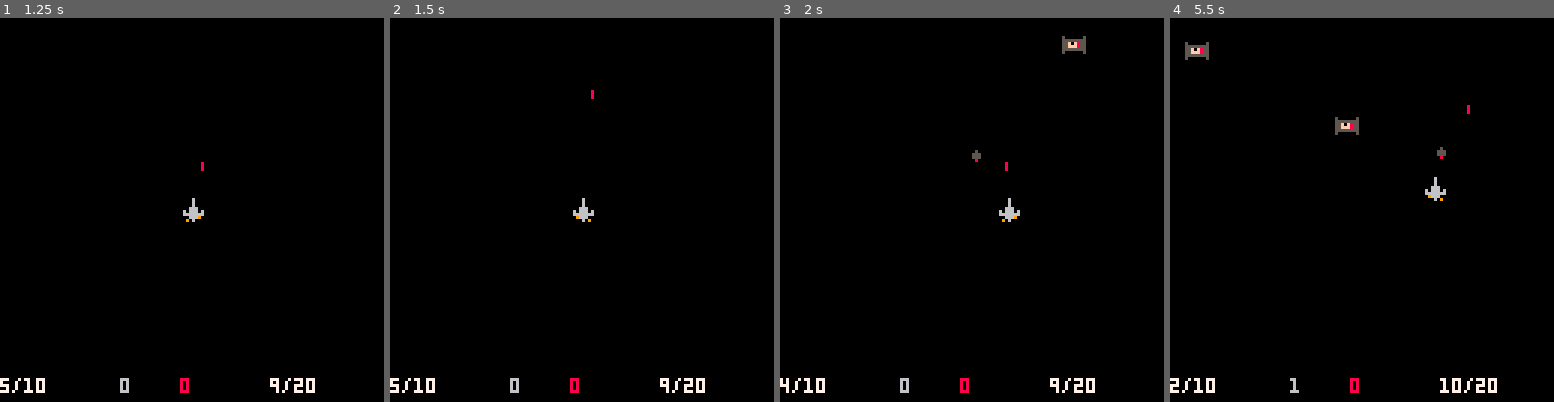
Above: before the commit, frames 1-4 (left to right).
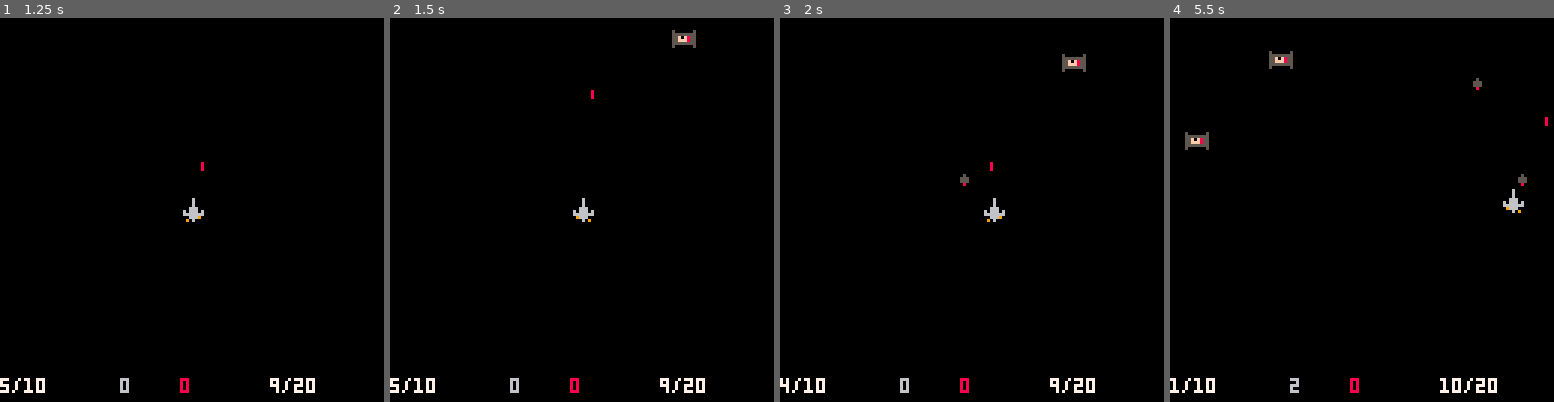
Above: after the commit, the same moments.

Repository: hbhanoo/pico8
Game: PICO-8 cartridge hemant.p8
The game is run twice, just before and just after one commit, with the same random seed, the same clock (stepped at 60 frames per second) and the same inputs.
Inputs:
- Up to frame 1 (1.25 s): tap X (X key) at 0.33, 1.07 s; tap O (Z key) at 0.7 s
- Up to frame 2 (1.5 s): no input
- Up to frame 3 (2 s): hold Right from 1.6 s (still down); tap O (Z key) at 1.7 s; tap X (X key) at 1.85 s
- Up to frame 4 (5.5 s): release Right at 2.1 s; tap O (Z key) every 0.4 s from 2.1 to 5.3 s; hold Up 2.15-2.42 s; hold Right 2.47-3.03 s; tap X (X key) at 2.97, 4.08, 5.2 s; hold Left 3.08-3.58 s; hold Down 3.63-3.97 s; hold Right 4.02-4.68 s; hold Up 4.73-5.03 s; hold Left from 5.08 s (still down)

Frame 1 is identical in both runs. In frame 2, 0.2% of the frame differs, in the area x 73-80%, y 3-8%; in frame 3, 0.8%; in frame 4, 1.4%, in the area x 0-99%, y 6-97%.

Commit message:
- acceleration on shipt - more/faster enemies as you progress

Diff:
--- a/hemant.p8
+++ b/hemant.p8
@@ -14,7 +14,7 @@
    box = {x1 = 0, x2 = 8, y1 = 0, y2 = 8},
    dx = 0,
    dy = 0.5,
-   dr = 50,
+   dr = 40,
    bullet = "tie_bullet",
  }
  info.ship = {
@@ -29,10 +29,10 @@
  info.bomb = {
    type = "bomb",
    sp = 17,  -- sprite
-   box = {x1 = -4, x2 = 6, y1 = -3, y2 = 7},
+   box = {x1 = -24, x2 = 32, y1 = -8, y2 = 8},
    sx = 0,   -- sfx
    dx = 0,   -- speed x
-   dy = -2,  -- speed y
+   dy = -1,  -- speed y
  }
  info.bullet = {
    type = "bullet",
@@ -58,14 +58,13 @@
  bullets = {}
  enemies = {}
  dead_enemies = {}
- bound = {x1 = 0, x2 = 128,
- y1 = 0, y2 = 120}
+ bound = {x1 = 2, x2 = 128, y1 = 0, y2 = 120}
  ammos = {}
  ammos[0] = {
   type = "bomb",
   n = 5,    -- qty
   t = 0,    -- last time fired
-  dr = 100,   -- replenish rate
+  dr = 200,   -- replenish rate
   df = 30,  -- fire rate
   mx = 10,  -- max
  }
@@ -95,7 +94,7 @@
 
 function create_enemy()
  if ((t % info.tie.dr) == 0) then
-  e = spawn("tie", { x=rndi(100), y=0 })
+  e = spawn("tie", { x=rndi(100), y=1 })
   add(enemies, e)
  end
 end
@@ -118,6 +117,17 @@
   end
 end
 
+function killed(b, tbl)
+ for de in all(tbl) do
+  sfx(2)
+  score.good += 1
+  info[de.type].dr -= 1
+  info[de.type].dy += 0.1
+  del(enemies, de)
+  del(bullets, b)
+ end
+end
+
 
 function _update()
  t += 1
@@ -131,23 +141,19 @@
   end
   local newly_died = collide_any(b, enemies)
   if next(newly_died) == nil then
-  else
-   for de in all(newly_died) do
-    sfx(2)
-    score.good += 1
-    del(enemies, de)
-    del(bullets, b)
-   end
-  end
+  else killed(b, newly_died) end
   merge(dead_enemies, newly_died)
  end
 
  continue_exploding()
 
  for e in all(enemies) do
+  printh(e.id .. ": [" .. e.x .. ", " .. e.y .. "]")
   moveobj(e)
   if not in_bound(e, bound) then
     score.bad += 1
+    info[e.type].dr += 1
+    info[e.type].dy -= 0.3
     del(enemies, e)
   end
  end
@@ -156,10 +162,22 @@
 -- printh("dying enemies: " .. showids(dead_enemies))
 
  -- buttons
- if btn(⬆️) then ship.y-=1 end
- if btn(⬇️) then ship.y+=1 end
- if btn(⬅️) then ship.x-=1 end
- if btn(➡️) then ship.x+=1 end
+ if btn(⬆️) then
+  ship.dy = min(0, ship.dy) - 0.1
+  ship.y+=ship.dy
+ end
+ if btn(⬇️) then
+  ship.dy = max(0, ship.dy) + 0.1
+  ship.y+=ship.dy
+ end
+ if btn(⬅️) then
+  ship.dx = min(0, ship.dx) - 0.1
+  ship.x += ship.dx
+ end
+ if btn(➡️) then
+  ship.dx = max(0, ship.dx) + 0.1
+  ship.x+=ship.dx
+ end
  constrain(ship, bound)
 
  if btn(🅾️) then fire(0) end
@@ -174,13 +192,13 @@
  print(ammos[1].n .. "/" .. ammos[1].mx, 90,120, 7)
  spr(ship.sp, ship.x, ship.y)
  for b in all(bullets) do
-  spr(b.sp, b.x, b.y)
+  spr(b.sp, flr(b.x), flr(b.y))
  end
  for e in all(enemies) do
-  spr(e.sp, e.x, e.y)
+  spr(e.sp, flr(e.x), flr(e.y))
  end
  for de in all(dead_enemies) do
-  spr(de.sp, de.x, de.y)
+  spr(de.sp, flr(de.x), flr(de.y))
  end
 
 end
